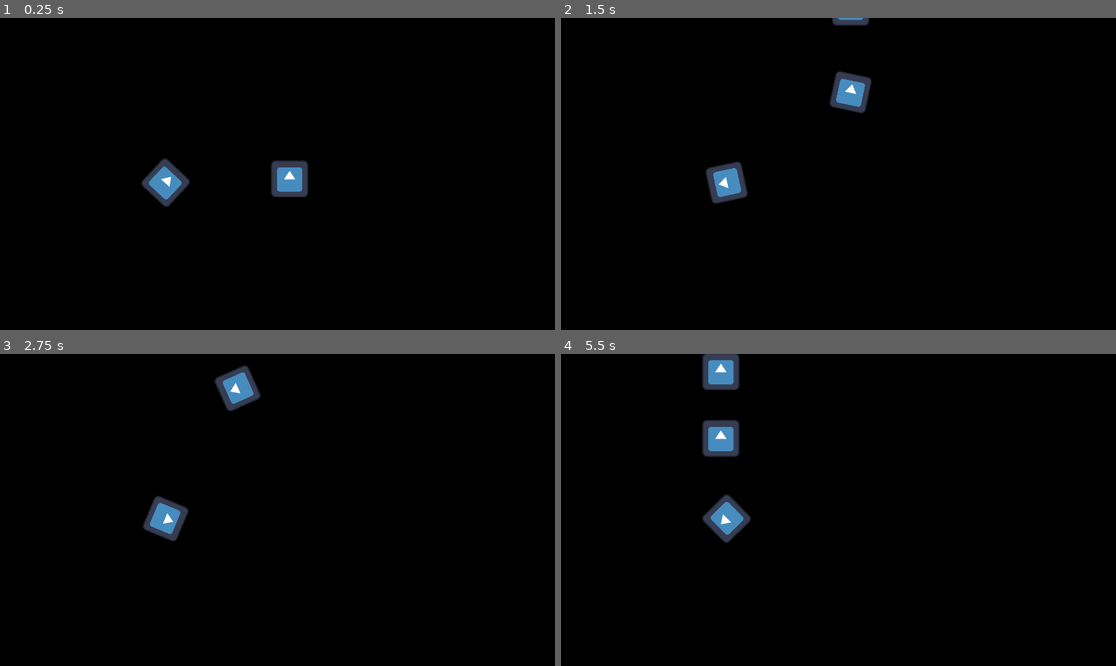
Above: before the commit, frames 1-4 (two rows, left to right).
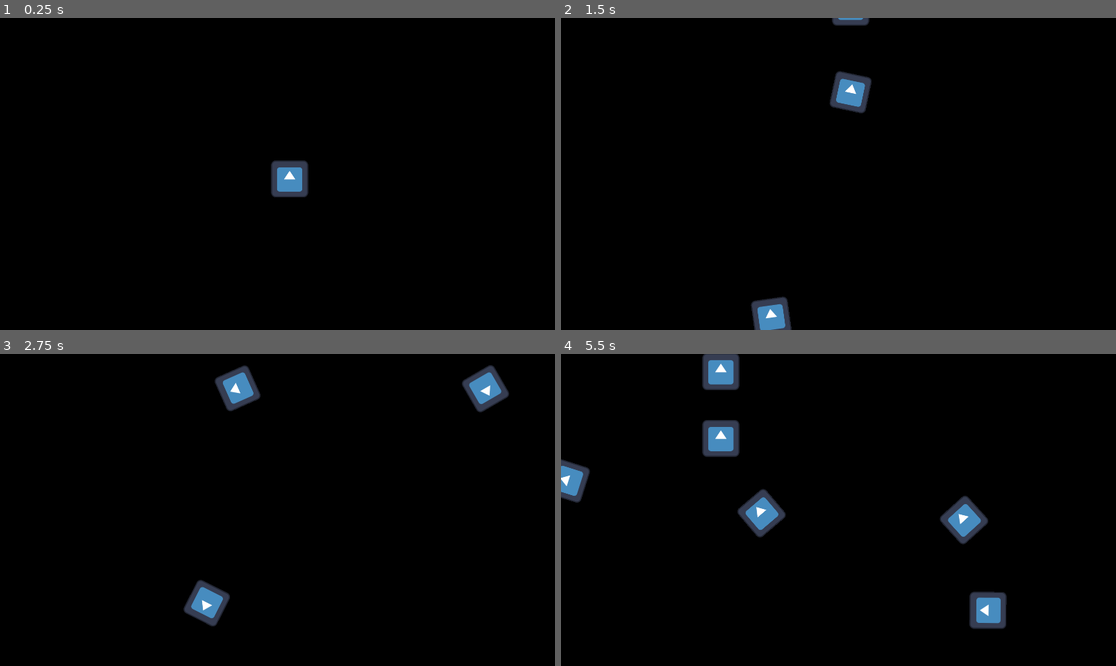
Above: after the commit, the same moments.

Repository: PaulCarr28/AsteroidsClone
Game: Godot game, scene res://main_scene.tscn
Two runs of this game, one before a commit and one after it. Both use one fixed random seed, a clock stepped at 60 frames per second and the inputs below. The engine's default icon, where the game draws it, is replaced by a stand-in: a white triangle on a blue panel in a dark square.
Inputs:
- Up to frame 1 (0.25 s): no input
- Up to frame 2 (1.5 s): hold W (move_forwards) 0.53-1.28 s; hold G (fire_weapon) 0.53-1.28 s; tap D (rotate_clock) at 1.35 s
- Up to frame 3 (2.75 s): hold W (move_forwards) from 2.03 s (still down); hold A (rotate_counter_clock) from 2.03 s (still down)
- Up to frame 4 (5.5 s): release A (rotate_counter_clock) at 2.78 s; tap G (fire_weapon) at 2.85 s; release W (move_forwards) at 3.53 s; hold D (rotate_clock) 3.53-4.28 s; tap A (rotate_counter_clock) at 4.35 s; hold G (fire_weapon) from 5.03 s (still down)

The runs differ from the first frame. In frame 1, 0.8% of the frame differs, in the area x 25-35%, y 44-61%; in frame 2, 1.4%; in frame 3, 2.3%; in frame 4, 3.6%, in the area x 0-81%, y 33-89%.

Commit message:
Asteroids work
Asteroids both destroy the ship when it is hit and are destroyed by bullets.

Diff:
--- a/Asteroid.gd
+++ b/Asteroid.gd
@@ -1,20 +1,13 @@
-extends Area2D
+extends RigidBody2D
 
 signal add_score
 
 
 var rotationSpeed = randi_range((PI * -2), PI * 2)
 
-func _on_body_entered(body):
-	queue_free()
-	if body.has_method("destroyed_by_asteroid"):
-		body.destroyed_by_asteroid()
-
-
 
 func _physics_process(delta):
 	%AsteroidSprite.rotation += rotationSpeed * delta
-
 
 func _on_visible_on_screen_notifier_2d_screen_exited():
 	queue_free()
@@ -22,3 +15,13 @@
 func take_damage():
 	queue_free()
 	add_score.emit()
+
+func _on_hurt_area_body_entered(body):
+	queue_free()
+	if body.has_method("take_asteroid_damage"):
+		body.take_asteroid_damage()
+
+func _on_hurt_box_body_entered(body):
+	queue_free()
+	if body.has_method("destroyed_by_asteroid"):
+		body.destroyed_by_asteroid()
--- a/Bullet.gd
+++ b/Bullet.gd
@@ -12,8 +12,8 @@
 
 
 
-func _on_area_entered(area):
+
+func _on_body_entered(body):
 	queue_free()
-	if area.has_method("take_damage"):
-		area.take_damage()
-		add_score.emit()
+	if body.has_method("take_damage"):
+		body.take_damage()
--- a/asteroid.tscn
+++ b/asteroid.tscn
@@ -1,12 +1,18 @@
-[gd_scene load_steps=4 format=3 uid="uid://dihccesgxk7q8"]
+[gd_scene load_steps=5 format=3 uid="uid://dihccesgxk7q8"]
 
 [ext_resource type="Script" path="res://Asteroid.gd" id="1_4one0"]
 [ext_resource type="Texture2D" uid="uid://dedouqbxiu6i7" path="res://icon.svg" id="2_yksdm"]
 
 [sub_resource type="CircleShape2D" id="CircleShape2D_nq6sr"]
-radius = 83.2166
+radius = 50.0899
 
-[node name="Asteroid" type="Area2D"]
+[sub_resource type="RectangleShape2D" id="RectangleShape2D_in1qk"]
+size = Vector2(130, 129)
+
+[node name="Asteroid" type="RigidBody2D"]
+collision_layer = 2
+collision_mask = 0
+gravity_scale = 0.0
 script = ExtResource("1_4one0")
 
 [node name="VisibleOnScreenNotifier2D" type="VisibleOnScreenNotifier2D" parent="."]
@@ -18,5 +24,12 @@
 [node name="CollisionShape2D" type="CollisionShape2D" parent="."]
 shape = SubResource("CircleShape2D_nq6sr")
 
-[connection signal="body_entered" from="." to="." method="_on_body_entered"]
+[node name="HurtBox" type="Area2D" parent="."]
+collision_layer = 0
+
+[node name="HurtShape" type="CollisionShape2D" parent="HurtBox"]
+position = Vector2(1, -0.5)
+shape = SubResource("RectangleShape2D_in1qk")
+
 [connection signal="screen_exited" from="VisibleOnScreenNotifier2D" to="." method="_on_visible_on_screen_notifier_2d_screen_exited"]
+[connection signal="body_entered" from="HurtBox" to="." method="_on_hurt_box_body_entered"]
--- a/bullet.tscn
+++ b/bullet.tscn
@@ -8,6 +8,8 @@
 
 [node name="Bullet" type="Area2D"]
 top_level = true
+collision_layer = 4
+collision_mask = 2
 script = ExtResource("1_xm6dn")
 
 [node name="Sprite2D" type="Sprite2D" parent="."]
@@ -16,5 +18,4 @@
 [node name="CollisionShape2D" type="CollisionShape2D" parent="."]
 shape = SubResource("CircleShape2D_erb2u")
 
-[connection signal="area_entered" from="." to="." method="_on_area_entered"]
 [connection signal="body_entered" from="." to="." method="_on_body_entered"]
--- a/main_scene.gd
+++ b/main_scene.gd
@@ -15,6 +15,11 @@
 	%AsteroidSpawnPosition.progress_ratio = randf()
 	newAsteroid.position = %AsteroidSpawnPosition.position
 
-	var direction = %AsteroidSpawnPosition.rotation + PI / 2
+	var direction = %AsteroidSpawnPosition.rotation - (PI / 2)
 	direction += randf_range(-PI / 4, PI / 4)
 	newAsteroid.rotation = direction
+
+	var velocity = Vector2(randf_range(100, 300), 0)
+	newAsteroid.linear_velocity = velocity.rotated(direction)
+
+	add_child(newAsteroid)
--- a/main_scene.tscn
+++ b/main_scene.tscn
@@ -1,20 +1,16 @@
-[gd_scene load_steps=5 format=3 uid="uid://jj50bjisqubv"]
+[gd_scene load_steps=4 format=3 uid="uid://jj50bjisqubv"]
 
 [ext_resource type="Script" path="res://main_scene.gd" id="1_1fdpw"]
-[ext_resource type="PackedScene" uid="uid://dihccesgxk7q8" path="res://asteroid.tscn" id="1_6yw33"]
 [ext_resource type="PackedScene" uid="uid://dmaoiryrs4v88" path="res://player_ship.tscn" id="1_qd2eb"]
 
 [sub_resource type="Curve2D" id="Curve2D_g74y1"]
 _data = {
-"points": PackedVector2Array(0, 0, 0, 0, -48, -66, 0, 0, 0, 0, -48, 1166, 0, 0, 0, 0, 2053, 1164, 0, 0, 0, 0, 2049, -65, 0, 0, 0, 0, -49, -66)
+"points": PackedVector2Array(0, 0, 0, 0, -21, -22, 0, 0, 0, 0, -30, 1105, 0, 0, 0, 0, 1953, 1112, 0, 0, 0, 0, 1946, -29, 0, 0, 0, 0, -16, -20)
 }
 point_count = 5
 
 [node name="MainScene" type="Node2D"]
 script = ExtResource("1_1fdpw")
-
-[node name="Asteroid" parent="." instance=ExtResource("1_6yw33")]
-position = Vector2(573, 570)
 
 [node name="CanvasLayer" type="CanvasLayer" parent="."]
 layer = -10
@@ -36,12 +32,11 @@
 
 [node name="AsteroidSpawnPosition" type="PathFollow2D" parent="AsteroidPath"]
 unique_name_in_owner = true
-position = Vector2(-48, -66)
-rotation = 1.5708
+position = Vector2(-21, -22)
+rotation = 1.57878
+metadata/_edit_group_ = true
 
 [node name="AsteroidTimer" type="Timer" parent="."]
-wait_time = 0.5
 autostart = true
 
-[connection signal="add_score" from="Asteroid" to="." method="_on_asteroid_add_score"]
 [connection signal="timeout" from="AsteroidTimer" to="." method="_on_asteroid_timer_timeout"]
